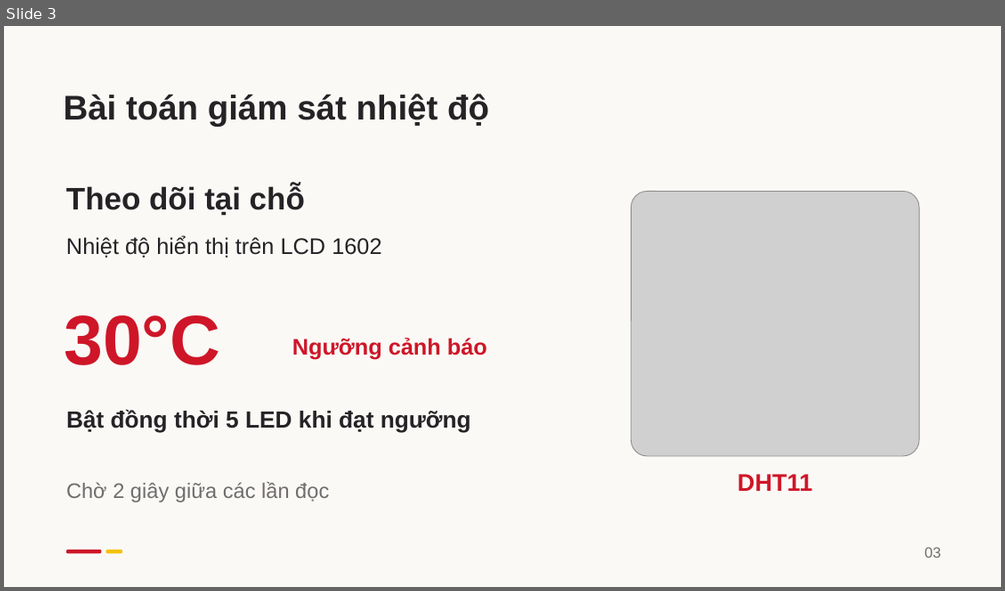
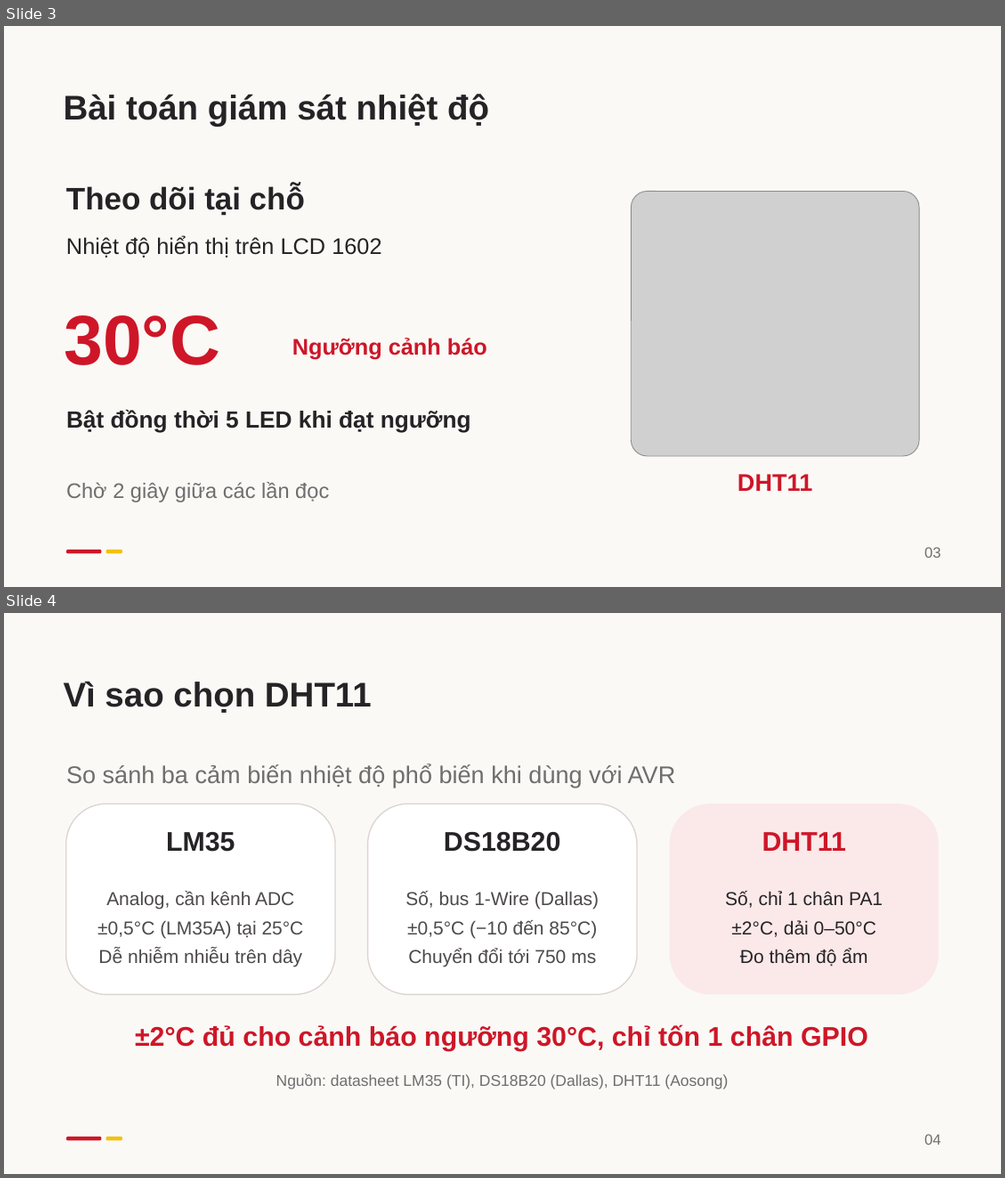
Before and after one commit to kudohieu1209/ET1-DA2, a slide deck: docs/report/slides/DA2_Bao_cao_HUST.pptx. Shown one above the other, each under a label of ours: slide 3 before the commit, slides 3 and 4 after it. The pictures are 1005x591 and 1005x1178 pixels, drawn with LibreOffice and Linux fonts; fonts in the diff are those of the drawing; grey boxes stand for pictures. Boxes give left, top, right and bottom in pixels: in the first picture for what was removed or moved away, otherwise in the second. Text is boxed around its words. In the diff, an @@ line names an element or a change of style, - is before the commit and + after.

```diff
--- a/docs/report/slides/DA2_Bao_cao_HUST.pptx
+++ b/docs/report/slides/DA2_Bao_cao_HUST.pptx
@@ slide 4 added at (4, 613, 1001, 1174), background #FAF9F6 @@
@@ text added at (64, 681, 372, 713), 33 pt, text #262326, bold @@
+Vì sao chọn DHT11
@@ text added at (66, 764, 676, 787), 23.2 pt, text #716C6D @@
+So sánh ba cảm biến nhiệt độ phổ biến khi dùng với AVR
@@ rounded rectangle added at (66, 803, 335, 995), fill #FFFFFF, outline #DDD4D1 1.13 pt @@
@@ rounded rectangle added at (368, 803, 638, 995), fill #FFFFFF, outline #DDD4D1 1.13 pt @@
@@ rounded rectangle added at (670, 803, 938, 995), fill #FBE9E9 @@
@@ text added at (166, 832, 235, 852), 26 pt, text #262326, bold @@
+LM35
@@ text added at (444, 832, 560, 852), 26 pt, text #262326, bold @@
+DS18B20
@@ text added at (762, 832, 846, 851), 26 pt, text #CE1628, bold @@
+DHT11
@@ text added at (97, 891, 304, 966), 18 pt, text #4D494A @@
+Analog, cần kênh ADC
+±0,5°C (LM35A) tại 25°C
+Dễ nhiễm nhiễu trên dây
@@ text added at (405, 891, 599, 966), 18 pt, text #4D494A @@
+Số, bus 1-Wire (Dallas)
+±0,5°C (−10 đến 85°C)
+Chuyển đổi tới 750 ms
@@ text added at (725, 891, 882, 966), 18 pt, text #262326 @@
+Số, chỉ 1 chân PA1
+±2°C, dải 0–50°C
+Đo thêm độ ẩm
@@ text added at (135, 1024, 868, 1051), 26 pt, text #CE1628, bold @@
+±2°C đủ cho cảnh báo ngưỡng 30°C, chỉ tốn 1 chân GPIO
@@ text added at (276, 1074, 728, 1089), 15 pt, text #716C6D @@
+Nguồn: datasheet LM35 (TI), DS18B20 (Dallas), DHT11 (Aosong)
@@ rounded rectangle added at (66, 1136, 101, 1140), fill #CE1628 @@
@@ rounded rectangle added at (105, 1136, 122, 1140), fill #F3C108 @@
@@ text added at (924, 1134, 941, 1144), 14.2 pt, text #716C6D @@
+04
```
Also in this commit, not shown: 17 slides changed, 1 other slide added, 11 other files.
